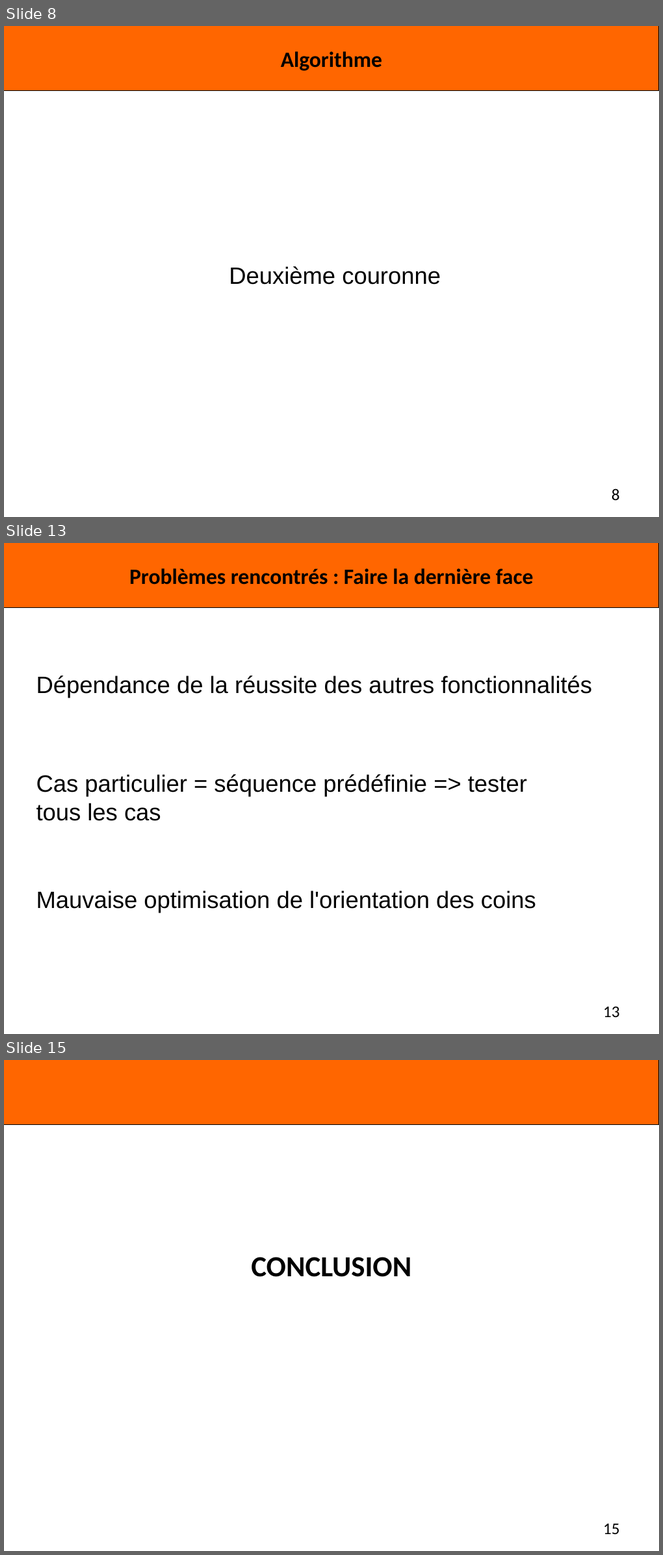
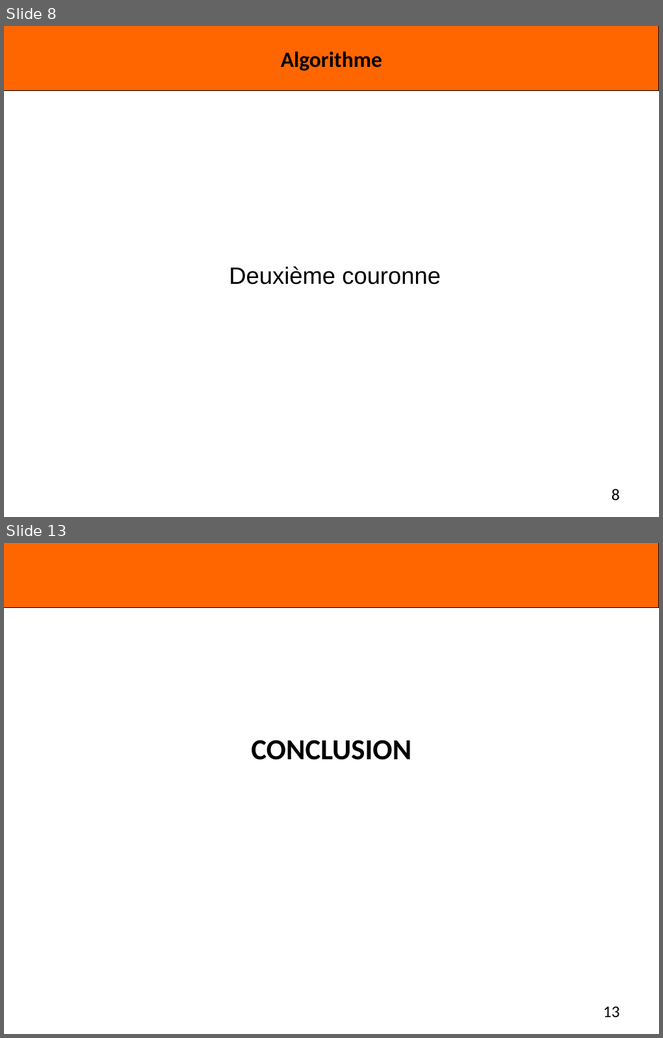
Before and after one commit to Miaxos/Polux, a slide deck: diapo_Presentation_poqb_soutenance_vendredi_15_janvier_2016.odp. Shown one above the other, each under a label of ours: slides 8, 13 and 15 before the commit, slides 8 and 13 after it; the slides between them are not shown. The pictures are 663x1555 and 663x1038 pixels, drawn with LibreOffice and Linux fonts; fonts in the diff are those of the drawing; background and template pictures are left out. Boxes give left, top, right and bottom in pixels: in the first picture for what was removed or moved away, otherwise in the second. Text is boxed around its words. In the diff, an @@ line names an element or a change of style, - is before the commit and + after.

```diff
--- a/diapo_Presentation_poqb_soutenance_vendredi_15_janvier_2016.odp
+++ b/diapo_Presentation_poqb_soutenance_vendredi_15_janvier_2016.odp
@@ slide 13 removed at [4,543,659,1034], background #FFFFFF; not listed: 1 template element that a slide beside it also shows @@
@@ title removed at [129,568,534,585] @@
-Problèmes rencontrés : Faire la dernière face
@@ text removed at [36,676,593,698] @@
-Dépendance de la réussite des autres fonctionnalités
@@ text removed at [36,774,527,821] @@
-Cas particulier = séquence prédéfinie => tester tous les cas
@@ text removed at [36,891,536,913] @@
-Mauvaise optimisation de l'orientation des coins
@@ page number removed at [603,1006,620,1017] @@
-13
@@ what was slide 15 is now slide 13 @@
@@ page number at [603,1006,620,1017]: text changed @@
-15
+13
```
Also in this commit, not shown: 4 slides changed, 2 slides added, 3 other slides removed.
